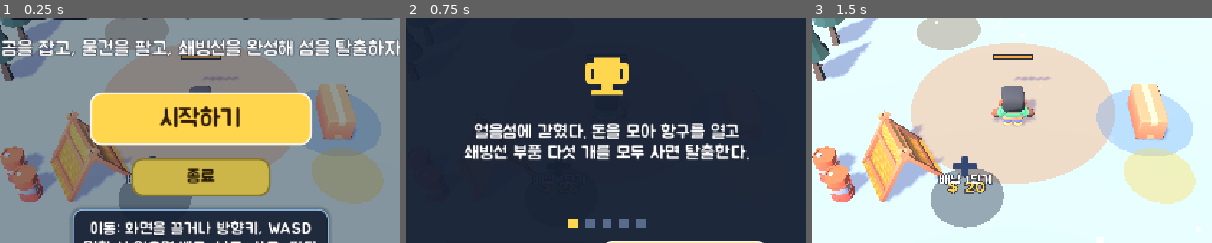
Above: before the commit, frames 1-3 (left to right).
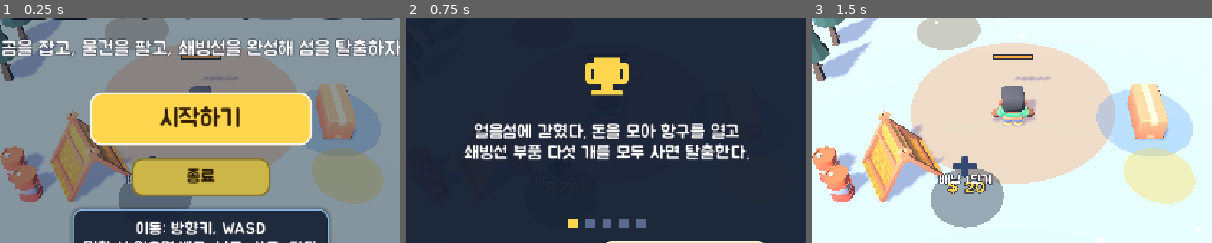
Above: after the commit, the same moments.

Repository: kimpro4214/FrostCamp
Game: Godot game, scene res://frost_camp/scenes/main.tscn
Same seed, same stepped clock (60 frames per second), same inputs: the game is played once before the commit and once after it.
Inputs:
- Up to frame 1 (0.25 s): no input
- Up to frame 2 (0.75 s): click "시작하기" at 0.5 s
- Up to frame 3 (1.5 s): click "건너뛰기" at 1.25 s
The pictures show only the part of the screen within x 25-75%, y 27-77%; the shares and areas given below are measured in that part.

The runs differ from the first frame. In frame 1, 2.2% of the frame differs, in the area x 22-78%, y 90-97%; in frame 2, nothing differs; in frame 3, nothing differs.

Commit message:
feat: 프로스트 캠프 시작 화면과 레이드 안내 문구를 PC와 핸드폰으로 나눔

Diff:
--- a/frost_camp/ui/hud.gd
+++ b/frost_camp/ui/hud.gd
@@ -236,7 +236,9 @@
 		button.pressed.connect(func() -> void: sim.boss_raid.select_weapon(weapon))
 		bottom.add_child(button)
 		_weapon_buttons[weapon] = button
-	var hint := UiStyle.label("화면을 클릭하면 그쪽으로 쏜다. 빨간 원을 피하자!", 22, Color(0.85, 0.9, 1.0))
+	var hint := UiStyle.label(
+		"화면을 톡 치면 그쪽으로 쏜다. 빨간 원을 피하자!" if UiStyle.is_touch()
+		else "이동은 WASD, 조준 표시를 클릭하면 쏜다. 빨간 원을 피하자!", 22, Color(0.85, 0.9, 1.0))
 	hint.set_anchors_and_offsets_preset(Control.PRESET_CENTER_BOTTOM)
 	hint.offset_top = -132.0
 	hint.offset_bottom = -102.0
--- a/frost_camp/ui/title.gd
+++ b/frost_camp/ui/title.gd
@@ -54,7 +54,9 @@
 	help.add_theme_stylebox_override("panel", UiStyle.panel(14, 16.0))
 	help.size_flags_horizontal = Control.SIZE_SHRINK_CENTER
 	box.add_child(help)
-	var tips := UiStyle.label("이동: 화면을 끌거나 방향키, WASD\n멈춰 서 있으면 베고, 낚고, 사고, 판다", 24)
+	var tips := UiStyle.label(
+		("이동: 화면을 끌어서" if UiStyle.is_touch() else "이동: 방향키, WASD")
+		+ "\n멈춰 서 있으면 베고, 낚고, 사고, 판다", 24)
 	tips.horizontal_alignment = HORIZONTAL_ALIGNMENT_CENTER
 	help.add_child(tips)
 	start.grab_focus.call_deferred()
--- a/frost_camp/ui/ui_style.gd
+++ b/frost_camp/ui/ui_style.gd
@@ -9,6 +9,11 @@
 
 
 ## 둥근 모서리와 얇은 테두리가 있는 반투명 패널
+## 핸드폰·태블릿(웹 포함)이면 true. 안내 문구를 끌기·톡 치기와 키보드·클릭으로 나눌 때 쓴다.
+static func is_touch() -> bool:
+	return OS.has_feature("mobile") or OS.has_feature("web_android") or OS.has_feature("web_ios")
+
+
 static func panel(radius := 18, margin := 18.0, color := PANEL_COLOR) -> StyleBoxFlat:
 	var box := StyleBoxFlat.new()
 	box.bg_color = color
